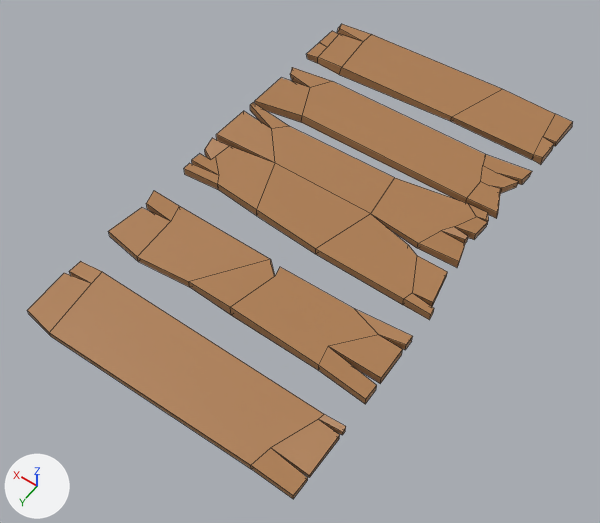
One commit to the FBX model Assets/Assets_3D_import/Planks/plank05.fbx: the scene before it, then after it.
Camera for both pictures: a camera (50 mm lens) standing at (-0.922, 1.384, 1.909) and looking at (-0.016, 0.116, -0.084). Arrows for +X, +Y and +Z are at lower left; the lights stay in place. Mesh edges are drawn as thin lines. Where no turn or scale is listed for an object, it has been applied to the vertices.
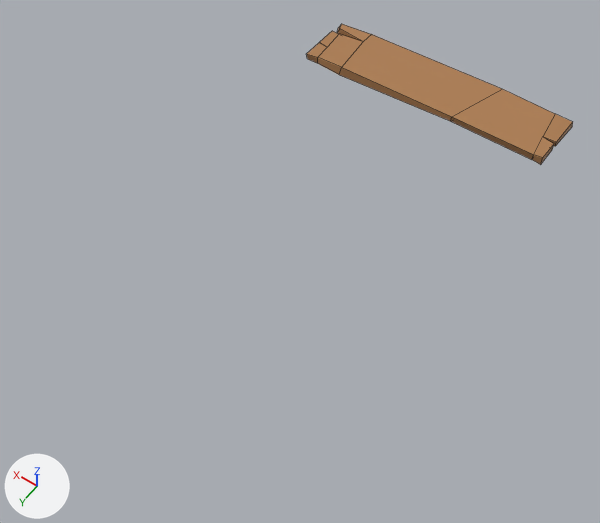
Boxes [x1, y1, x2, y2] around the edits, measured in the pictures (600 x 523 px):
'Plane.002', deleted (brown)
    before: [184, 102, 488, 320]
'Plane.004', deleted (brown)
    before: [27, 261, 346, 499]
'Plane.003', deleted (brown)
    before: [108, 191, 413, 404]
'Plane.001', deleted (brown)
    before: [255, 67, 532, 219]

What changed in the scene script:
```text
Remove ob_plane_003:
    ob_plane_003 = bpy.data.objects.new('Plane.003', me_plane_004)
    ob_plane_003.location = (0.0, 0.336, 0.0)
Remove ob_plane_002:
    ob_plane_002 = bpy.data.objects.new('Plane.002', me_plane_003)
    ob_plane_002.location = (0.0, 0.03, 0.0)
Remove ob_plane_004:
    ob_plane_004 = bpy.data.objects.new('Plane.004', me_plane_005)
    ob_plane_004.location = (0.0, 0.658, 0.0)
Remove ob_plane_001:
    ob_plane_001 = bpy.data.objects.new('Plane.001', me_plane_002)
    ob_plane_001.location = (0.0, -0.41, 0.0)
```
